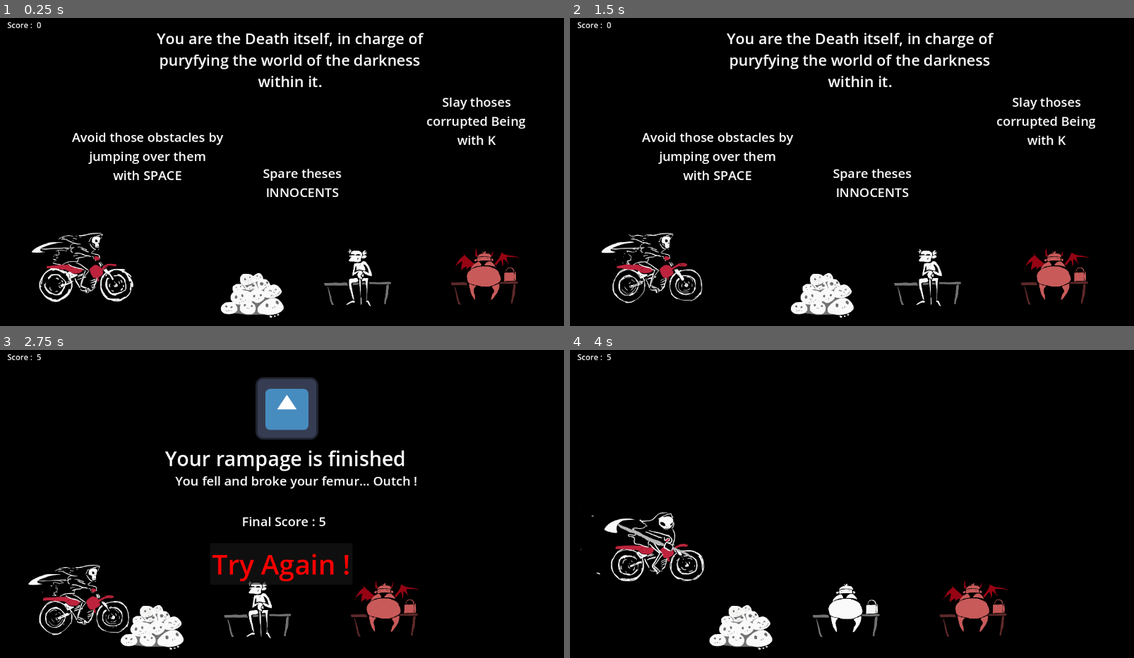
Above: before the commit, frames 1-4 (two rows, left to right).
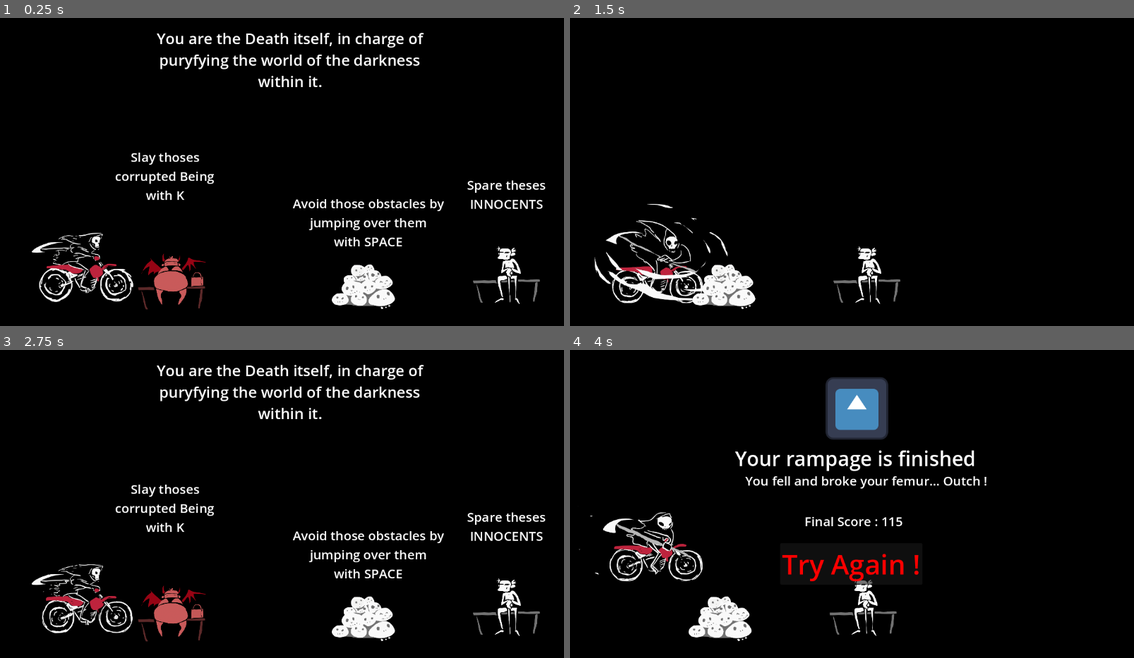
Above: after the commit, the same moments.

Repository: Guillemain/trijam
Game: Godot game, scene res://main.tscn
Two runs of this game, one before a commit and one after it. Both use one fixed random seed, a clock stepped at 60 frames per second and the inputs below. The engine's default icon, where the game draws it, is replaced by a stand-in: a white triangle on a blue panel in a dark square.
Inputs (mouse positions are in pixels of both pictures, inside the frame that each line leads up to):
- Up to frame 1 (0.25 s): no input
- Up to frame 2 (1.5 s): move the mouse to (976, 150) at 0.52 s; press the mouse at (976, 150) at 0.53 s; tap Space (jump) at 0.77 s; release the mouse at (976, 150) at 1.25 s; click (852, 230) at 1.25 s, where only the run before the commit has a clickable "Try Again !"
- Up to frame 3 (2.75 s): click (282, 562) at 2 s, where only the run after the commit has a clickable "Try Again !"
- Up to frame 4 (4 s): click (852, 562) at 2.75 s, where only the run before the commit has a clickable "Try Again !"; move the mouse to (739, 516) at 3.52 s; click (739, 516) at 3.6 s; tap Space (jump) at 3.77 s

The runs differ from the first frame. In frame 1, 7.7% of the frame differs, in the area x 1-97%, y 1-98%; in frame 2, 9.5%; in frame 3, 13%; in frame 4, 9.0%.

Commit message:
Equilibrage Revu,

Diff:
--- a/trijam-255/Level.gd
+++ b/trijam-255/Level.gd
@@ -4,6 +4,11 @@
 @export var currentSpeedFactor := 1.0
 @export var accelerationSpeedFactor := 1.0 / 60.0
 @export var isLevelMoving := false
+
+# Ajoute d'Aune :
+# j'aime pas avoir un peon sur un trunck
+
+@export var proba_trunk = 0.5 # probability of trunk spawn instead of a peon.
 
 @export_group("Trunk")
 @export var minDelayTrunk := 0.8
@@ -15,9 +20,12 @@
 @export_group("Peon")
 @export var minDelay := 0.3
 @export var maxDelay := 2.2
-@export_range(0.0, 1.0) var ProbaDevil := 0.33
+@export_range(0.0, 1.0) var ProbaDevil := 0.7
 @export var devil : PackedScene
 @export var innocent : PackedScene
+
+
+
 
 # Called when the node enters the scene tree for the first time.
 func _ready():
@@ -45,18 +53,24 @@
 func randomPeonSpawn():
 	# Chose what to spawn
 	var random_float = randf()
-	if random_float < ProbaDevil:
-		var instance = spawnSomething(devil) as Peon
-		instance.isKilled.connect(%GameManager.PeonSlayed.bind("DEVIL"))
+	if random_float < proba_trunk:
+		spawnSomething(trunk)
+		startNextPeonSpawnTimer()
 	else:
-		var instance = spawnSomething(innocent) as Peon
-		instance.isKilled.connect(%GameManager.PeonSlayed.bind("INNOCENT"))
+		random_float = randf()
+		if random_float < ProbaDevil:
+			var instance = spawnSomething(devil) as Peon
+			instance.isKilled.connect(%GameManager.PeonSlayed.bind("DEVIL"))
+		else:
+			var instance = spawnSomething(innocent) as Peon
+			instance.isKilled.connect(%GameManager.PeonSlayed.bind("INNOCENT"))
 
 	startNextPeonSpawnTimer()
 
 func spawnTrunk():
-	spawnSomething(trunk)
-	startNextTrunkSpawnTimer()
+	pass
+	#spawnSomething(trunk)
+	#startNextTrunkSpawnTimer()
 
 func startNextTrunkSpawnTimer():
 	# random time between minTime & MaxTime
--- a/trijam-255/Trunk/trunk.tscn
+++ b/trijam-255/Trunk/trunk.tscn
@@ -3,7 +3,7 @@
 [ext_resource type="Texture2D" uid="uid://bh7y1e8nqhcfb" path="res://Peon/Frames/frames_peon0006.png" id="1_mx7xo"]
 
 [sub_resource type="CircleShape2D" id="CircleShape2D_2i77m"]
-radius = 47.0106
+radius = 23.0217
 
 [node name="Trunk" type="AnimatableBody2D"]
 collision_layer = 4
@@ -16,5 +16,5 @@
 texture = ExtResource("1_mx7xo")
 
 [node name="CollisionShape2D" type="CollisionShape2D" parent="."]
-position = Vector2(0, -12.3039)
+position = Vector2(-16, -19)
 shape = SubResource("CircleShape2D_2i77m")
--- a/trijam-255/main.tscn
+++ b/trijam-255/main.tscn
@@ -48,13 +48,13 @@
 [node name="ToMove" type="Node2D" parent="Level"]
 
 [node name="Trunk" parent="Level/ToMove" instance=ExtResource("3_tgrgu")]
-position = Vector2(514, 600)
+position = Vector2(741, 582)
 
 [node name="Devil" parent="Level/ToMove" instance=ExtResource("4_ldifs")]
-position = Vector2(990, 574)
+position = Vector2(351, 584)
 
 [node name="Peon" parent="Level/ToMove" instance=ExtResource("2_lnovw")]
-position = Vector2(731, 575)
+position = Vector2(1035, 570)
 
 [node name="Spawn" type="Node2D" parent="Level"]
 position = Vector2(1291, 593)
@@ -87,6 +87,7 @@
 script = ExtResource("6_p4xbc")
 
 [node name="Score Panel" type="Control" parent="GameManager"]
+visible = false
 layout_mode = 3
 anchors_preset = 0
 offset_right = 40.0
@@ -112,6 +113,7 @@
 text = "0"
 
 [node name="DeathPanel" type="Control" parent="GameManager"]
+visible = false
 layout_mode = 3
 anchors_preset = 0
 offset_right = 40.0
@@ -168,7 +170,6 @@
 text = "Try Again !"
 
 [node name="TutoPanel" type="Control" parent="GameManager"]
-visible = false
 layout_mode = 3
 anchors_preset = 0
 offset_right = 40.0
@@ -186,10 +187,10 @@
 
 [node name="Trunk" type="Label" parent="GameManager/TutoPanel"]
 layout_mode = 0
-offset_left = 134.0
-offset_top = 243.0
-offset_right = 469.0
-offset_bottom = 357.0
+offset_left = 585.0
+offset_top = 379.0
+offset_right = 920.0
+offset_bottom = 493.0
 theme_override_font_sizes/font_size = 26
 text = "Avoid those obstacles by
 jumping over them
@@ -198,10 +199,10 @@
 
 [node name="Trunk2" type="Label" parent="GameManager/TutoPanel"]
 layout_mode = 0
-offset_left = 450.0
-offset_top = 317.0
-offset_right = 785.0
-offset_bottom = 431.0
+offset_left = 867.0
+offset_top = 341.0
+offset_right = 1202.0
+offset_bottom = 455.0
 theme_override_font_sizes/font_size = 26
 text = "Spare theses
 INNOCENTS"
@@ -209,10 +210,10 @@
 
 [node name="Trunk3" type="Label" parent="GameManager/TutoPanel"]
 layout_mode = 0
-offset_left = 798.0
-offset_top = 171.0
-offset_right = 1148.0
-offset_bottom = 285.0
+offset_left = 162.0
+offset_top = 284.0
+offset_right = 512.0
+offset_bottom = 398.0
 theme_override_font_sizes/font_size = 26
 text = "Slay thoses
 corrupted Being
